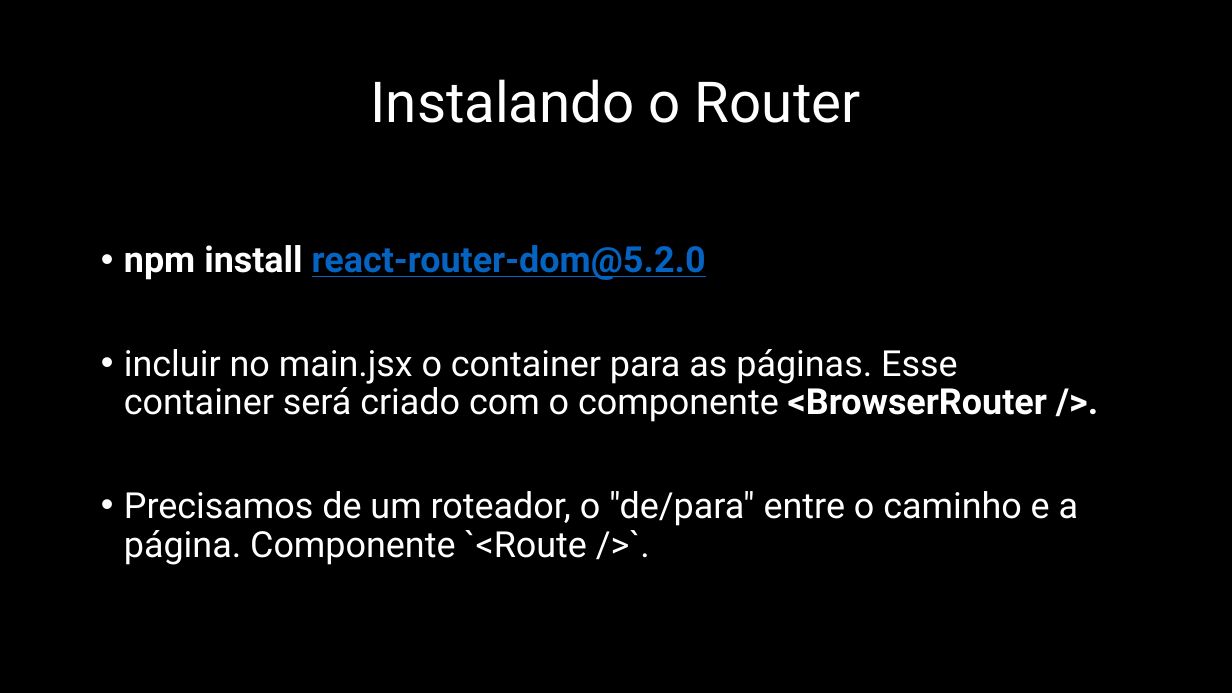
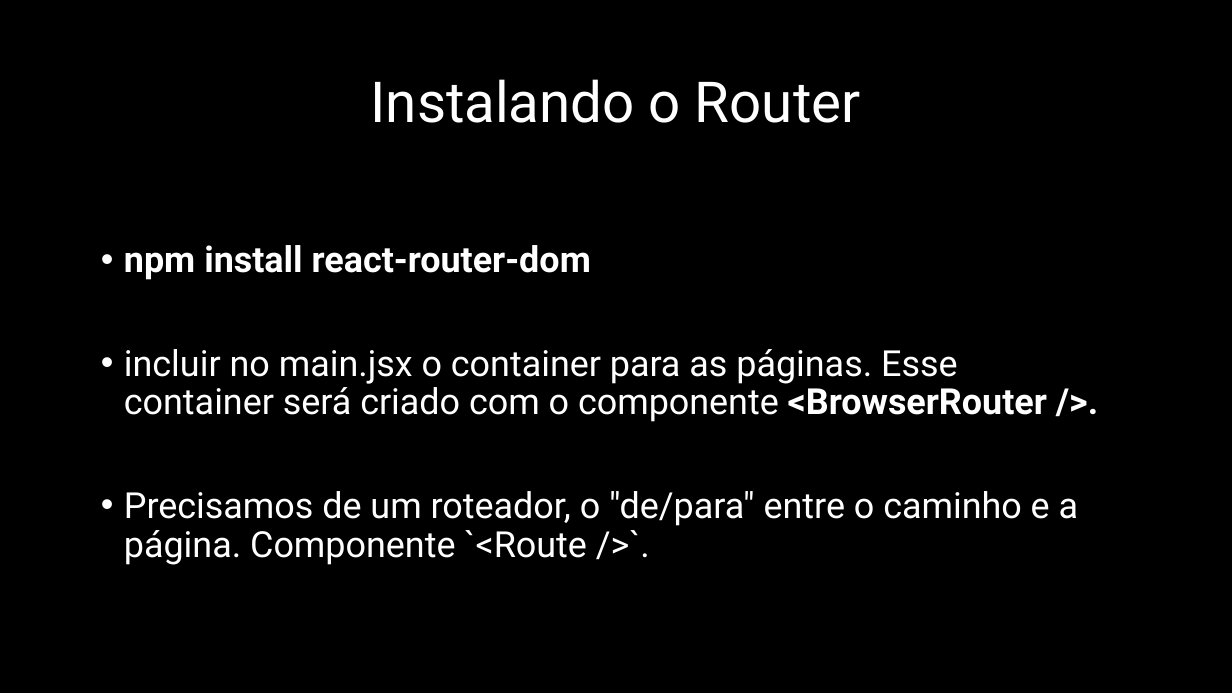
Before and after one commit to mclarar/SerratecClasses-DesenvolvimentoWeb-2024..2, a slide deck: slide 26 of ppt-aulas.pptx (slide 30 before the commit). Drawn at 1232x693 pixels with LibreOffice and Linux fonts; fonts in the diff are those of the drawing. Boxes give left, top, right and bottom in pixels: in the first picture for what was removed or moved away, otherwise in the second. Text is boxed around its words. In the diff, an @@ line names an element or a change of style, - is before the commit and + after.

```diff
--- a/ppt-aulas.pptx
+++ b/ppt-aulas.pptx
@@ text at [124, 245, 591, 280]: text changed; text colour #0563C1 to #FFFFFF @@
-• npm install react-router-dom@5.2.0
+• npm install react-router-dom
```
Also in this commit, not shown: 1 other slide changed, 1 slide added.
